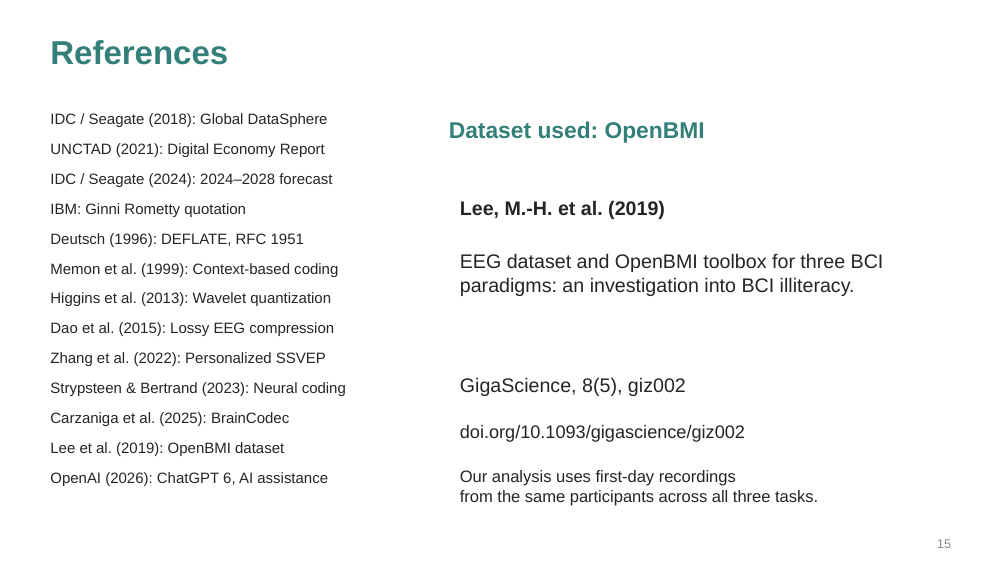
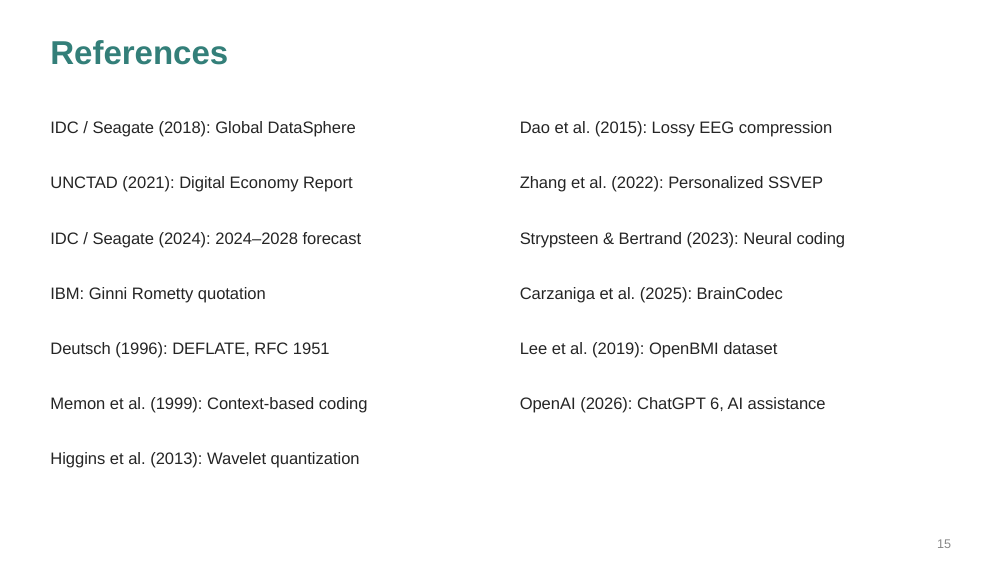
Before and after one commit to Deb044/DataCompression, a slide deck: slide 15 of output/presentation/every-bit-of-the-brain.pptx. Drawn at 1008x567 pixels with LibreOffice and Linux fonts; fonts in the diff are those of the drawing. Boxes give left, top, right and bottom in pixels: in the first picture for what was removed or moved away, otherwise in the second. Text is boxed around its words. In the diff, an @@ line names an element or a change of style, - is before the commit and + after.

Commit message:
slides: explain predictive coding and simplify presentation text

```diff
--- a/output/presentation/every-bit-of-the-brain.pptx
+++ b/output/presentation/every-bit-of-the-brain.pptx
@@ text "IDC / Seagate (2018): Global ...": place and size @@
-text "IDC / Seagate (2018): Global ..." at bbox=[50, 113, 328, 127]
+text "IDC / Seagate (2018): Global ..." at bbox=[50, 121, 356, 137]
@@ text "Dao et al. (2015): Lossy ...": place and size @@
-text "Dao et al. (2015): Lossy ..." at bbox=[50, 322, 334, 336]
+text "Dao et al. (2015): Lossy ..." at bbox=[520, 121, 833, 137]
@@ text removed at bbox=[449, 121, 705, 143] @@
-Dataset used: OpenBMI
@@ text "UNCTAD (2021): Digital Economy Report": place and size @@
-text "UNCTAD (2021): Digital Economy Report" at bbox=[50, 143, 325, 157]
+text "UNCTAD (2021): Digital Economy Report" at bbox=[50, 176, 353, 192]
@@ text "Zhang et al. (2022): Personalized ...": place and size @@
-text "Zhang et al. (2022): Personalized ..." at bbox=[50, 352, 326, 366]
+text "Zhang et al. (2022): Personalized ..." at bbox=[520, 176, 823, 192]
@@ text removed at bbox=[460, 200, 665, 219] @@
-Lee, M.-H. et al. (2019)
@@ text "IDC / Seagate (2024): 2024–2028 ...": place and size @@
-text "IDC / Seagate (2024): 2024–2028 ..." at bbox=[50, 173, 332, 187]
+text "IDC / Seagate (2024): 2024–2028 ..." at bbox=[50, 232, 362, 248]
@@ text "Strypsteen & Bertrand (2023): Neural ...": place and size @@
-text "Strypsteen & Bertrand (2023): Neural ..." at bbox=[50, 382, 346, 396]
+text "Strypsteen & Bertrand (2023): Neural ..." at bbox=[520, 232, 846, 248]
@@ text removed at bbox=[460, 253, 884, 296] @@
-EEG dataset and OpenBMI toolbox for three BCI paradigms: an investigation into BCI illiteracy.
@@ text "IBM: Ginni Rometty quotation": place and size @@
-text "IBM: Ginni Rometty quotation" at bbox=[50, 203, 246, 217]
+text "IBM: Ginni Rometty quotation" at bbox=[50, 287, 266, 303]
@@ text "Carzaniga et al. (2025): BrainCodec": place and size @@
-text "Carzaniga et al. (2025): BrainCodec" at bbox=[50, 412, 289, 426]
+text "Carzaniga et al. (2025): BrainCodec" at bbox=[520, 287, 783, 303]
@@ text "Deutsch (1996): DEFLATE, RFC 1951": place and size @@
-text "Deutsch (1996): DEFLATE, RFC 1951" at bbox=[50, 233, 304, 247]
+text "Deutsch (1996): DEFLATE, RFC 1951" at bbox=[50, 342, 330, 358]
@@ text "Lee et al. (2019): OpenBMI ...": place and size @@
-text "Lee et al. (2019): OpenBMI ..." at bbox=[50, 442, 284, 456]
+text "Lee et al. (2019): OpenBMI ..." at bbox=[520, 342, 777, 358]
@@ text removed at bbox=[460, 377, 686, 396] @@
-GigaScience, 8(5), giz002
@@ text "Memon et al. (1999): Context-based ...": place and size @@
-text "Memon et al. (1999): Context-based ..." at bbox=[50, 263, 338, 277]
+text "Memon et al. (1999): Context-based ..." at bbox=[50, 397, 368, 413]
@@ size 14.2 to 15.8 pt in 13 elements at bbox=[50, 121, 356, 137], bbox=[50, 176, 353, 192], bbox=[50, 232, 362, 248], bbox=[50, 287, 266, 303], bbox=[50, 342, 330, 358], bbox=[50, 397, 368, 413], bbox=[50, 452, 360, 468], bbox=[520, 121, 833, 137], bbox=[520, 176, 823, 192], bbox=[520, 232, 846, 248], bbox=[520, 287, 783, 303], bbox=[520, 342, 777, 358], bbox=[520, 397, 826, 413] @@
@@ text "OpenAI (2026): ChatGPT 6, AI ...": place and size @@
-text "OpenAI (2026): ChatGPT 6, AI ..." at bbox=[50, 472, 328, 486]
+text "OpenAI (2026): ChatGPT 6, AI ..." at bbox=[520, 397, 826, 413]
@@ text "Higgins et al. (2013): Wavelet ...": place and size @@
-text "Higgins et al. (2013): Wavelet ..." at bbox=[50, 292, 331, 306]
+text "Higgins et al. (2013): Wavelet ..." at bbox=[50, 452, 360, 468]
@@ text removed at bbox=[460, 425, 745, 442] @@
-doi.org/10.1093/gigascience/giz002
@@ text removed at bbox=[460, 470, 818, 506] @@
-Our analysis uses first-day recordings
-from the same participants across all three tasks.
```
Also in this commit, not shown: 6 other slides changed, 1 slide added, 1 slide removed, 4 other files.
